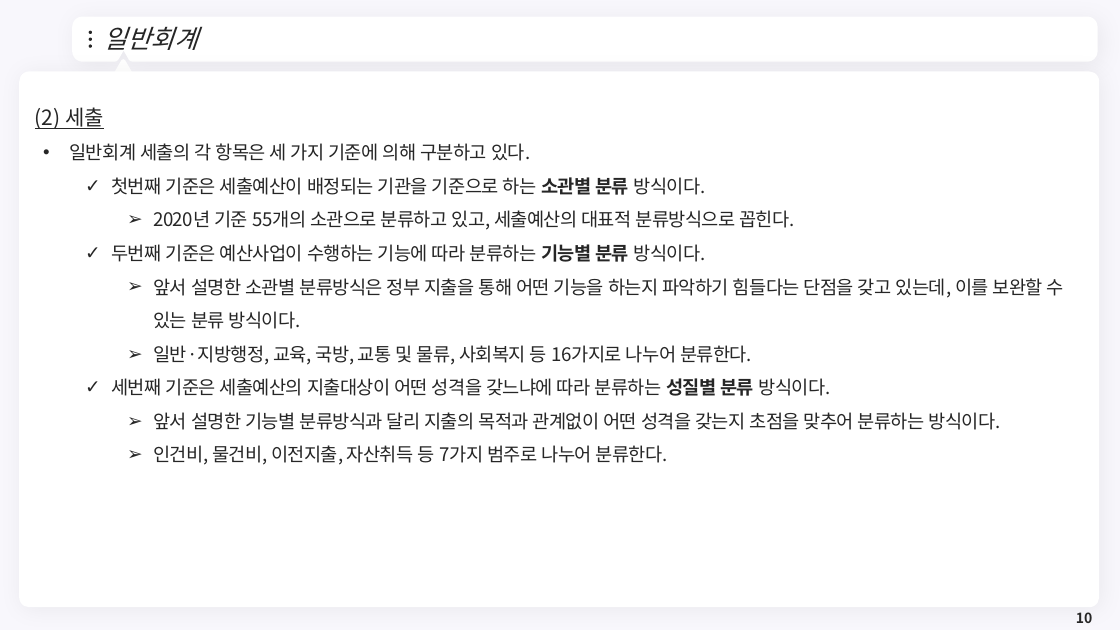
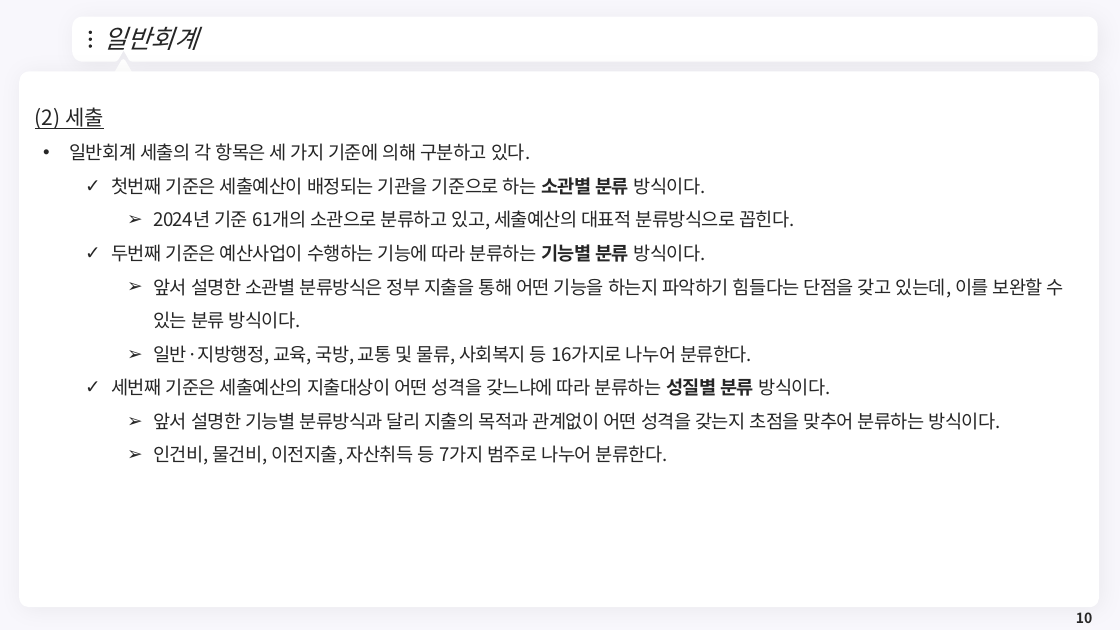
Before and after one commit to meandthey/Teaching, a slide deck: slide 10 of 재정학/01_Lectures/재정학_Chapter_2.pptx. Drawn at 1120x630 pixels with LibreOffice and Linux fonts; fonts in the diff are those of the drawing; background and template pictures are left out. Boxes give left, top, right and bottom in pixels: in the first picture for what was removed or moved away, otherwise in the second. Text is boxed around its words. In the diff, an @@ line names an element or a change of style, - is before the commit and + after.

```diff
--- a/재정학/01_Lectures/재정학_Chapter_2.pptx
+++ b/재정학/01_Lectures/재정학_Chapter_2.pptx
@@ text at (x1=153, y1=210, x2=795, y2=230): text changed @@
-    ➢ 2020년 기준 55개의 소관으로 분류하고 있고, 세출예산의 대표적 분류방식으로 꼽힌다.
+    ➢ 2024년 기준 61개의 소관으로 분류하고 있고, 세출예산의 대표적 분류방식으로 꼽힌다.
```
Also in this commit, not shown: 5 other slides changed, 1 slide added, 2 other files.
